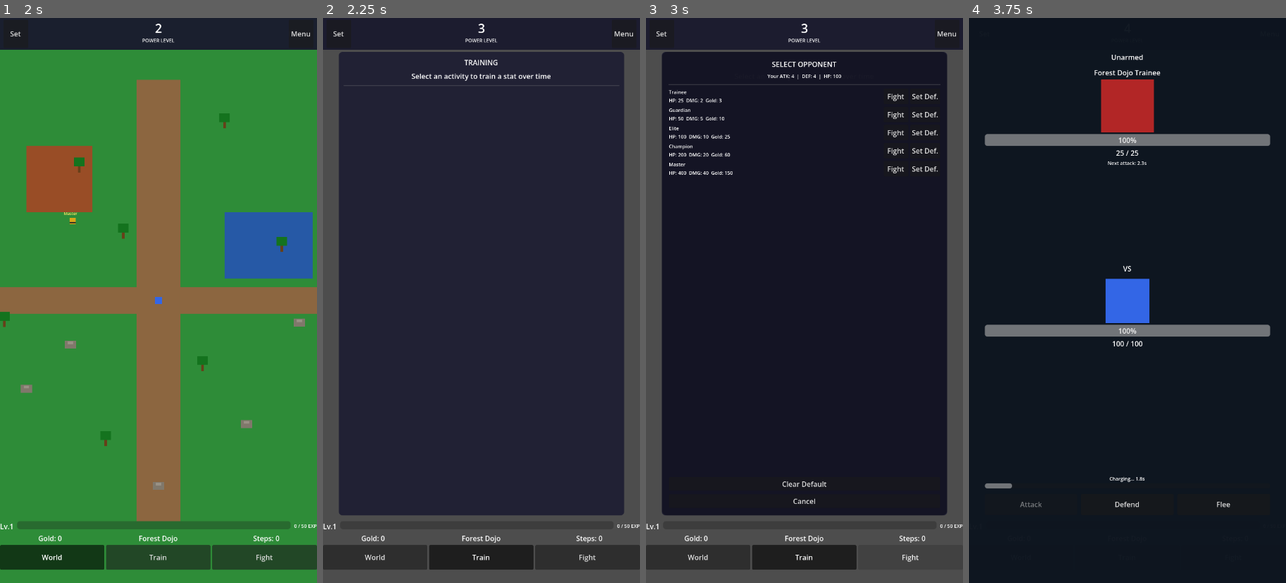
Above: before the commit, frames 1-4 (left to right).
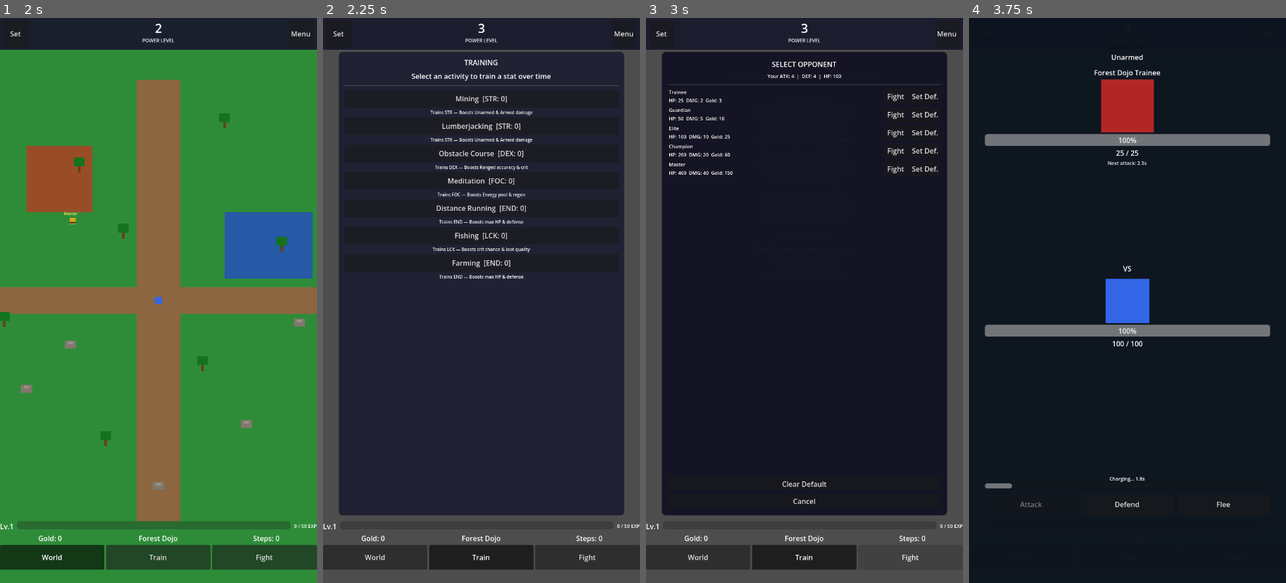
Above: after the commit, the same moments.

Repository: LeatherSpoon/Sharp_Apples
Game: Godot game, scene res://scenes/main.tscn
Two runs of this game, one before a commit and one after it. Both use one fixed random seed, a clock stepped at 60 frames per second and the inputs below.
Inputs:
- Up to frame 1 (2 s): click "Set" at 0.5 s; click "World" at 1.25 s
- Up to frame 2 (2.25 s): click "Train" at 2 s
- Up to frame 3 (3 s): click "Fight" at 2.75 s
- Up to frame 4 (3.75 s): click "Fight" at 3.5 s

Frame 1 is identical in both runs. In frame 2, 1.6% of the frame differs, in the area x 33-67%, y 13-47%; in frame 3, less than 0.1%; in frame 4, nothing differs.
Error before the commit: Invalid assignment of property or key 'theme_override_font_sizes' with value of type 'Dictionary' on a base object of type 'Label'. (res://scripts/ui/training_…

Commit message:
Fix training_panel.gd runtime error: invalid theme_override_font_sizes assignment
Removed line 76 which tried to assign a Dictionary to
theme_override_font_sizes (not a valid property setter).
The correct add_theme_font_size_override call on the next line
already handles it properly.

https://claude.ai/code/session_01Ra3tS7LVo7F4gMUGxv6qhW

Diff:
--- a/godot/scripts/ui/training_panel.gd
+++ b/godot/scripts/ui/training_panel.gd
@@ -73,7 +73,6 @@
 
 		var desc := Label.new()
 		desc.name = "Desc"
-		desc.theme_override_font_sizes = { "font_size": 10 }
 		desc.text = ACTIVITY_DESCRIPTIONS.get(activity_key, "")
 		desc.horizontal_alignment = HORIZONTAL_ALIGNMENT_CENTER
 		desc.add_theme_font_size_override("font_size", 10)
